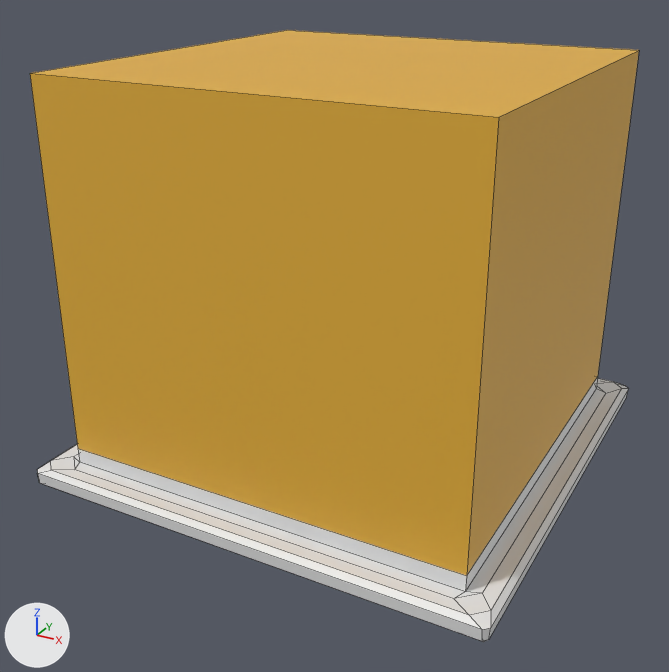
What one commit did to the Blender file Procedural Backrooms Game/Assets/Model/WallSegment.blend.
Before and after are seen from a 50 mm camera at (1.96, -3.81, 1.54) aimed at (-0.04, -0.18, -0.28). The lights are fixed; the arrows at lower left show +X, +Y and +Z. Mesh edges are drawn as thin lines.
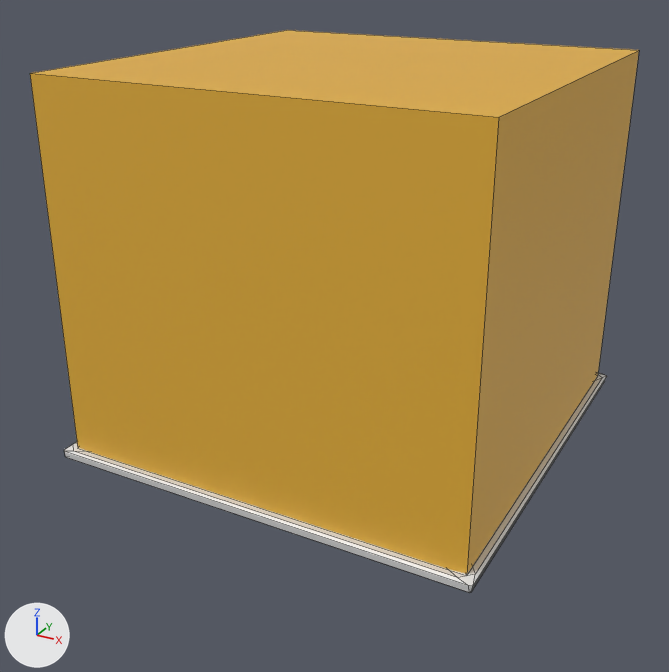
Pixel boxes [x1, y1, x2, y2] of what changed, in the pictures (669 x 672 px; the box of a moved part takes in the faces that stretch with it):
'Cube', reshaped (8% shorter): before [30, 30, 639, 642]; after [30, 30, 639, 593]
part 1 of me_cube_002, moved or reshaped: before [37, 377, 629, 642]; after [64, 373, 606, 593]

The edits, one by one:
me_cube_002 is used by ob_cube; location (0.0, 0.0, 0.0).
me_cube_002 had 60 vertices, 62 faces and spanned x -1.15..1.15, y -1.15..1.15, z -0.93..1.0.
me_cube_002 now has 68 vertices, 66 faces and spans x -1.05..1.04, y -1.05..1.04, z -0.8..1.0.
Part 1, on me_cube_002:
48 vertices are removed from x -1.15..1.15, y -1.15..1.15, z -0.93..-0.83.
57 faces are deleted.
42 vertices are added at x -1.05..1.04, y -1.05..1.04, z -0.8..-0.66.
8 new vertices lie (0.0, 0.0, 0.04) away from vertices in x -1.05..1.04, y -1.05..1.04, z -0.8.
6 new vertices lie (1.85, 0.0, 0.0) away from vertices in x -0.93, y -0.93..0.92, z -0.79..-0.66.
4 new faces join them, mat_wall (orange #e7b23a).
57 new faces join them, mat_material_002 (white #e7e7e7).
